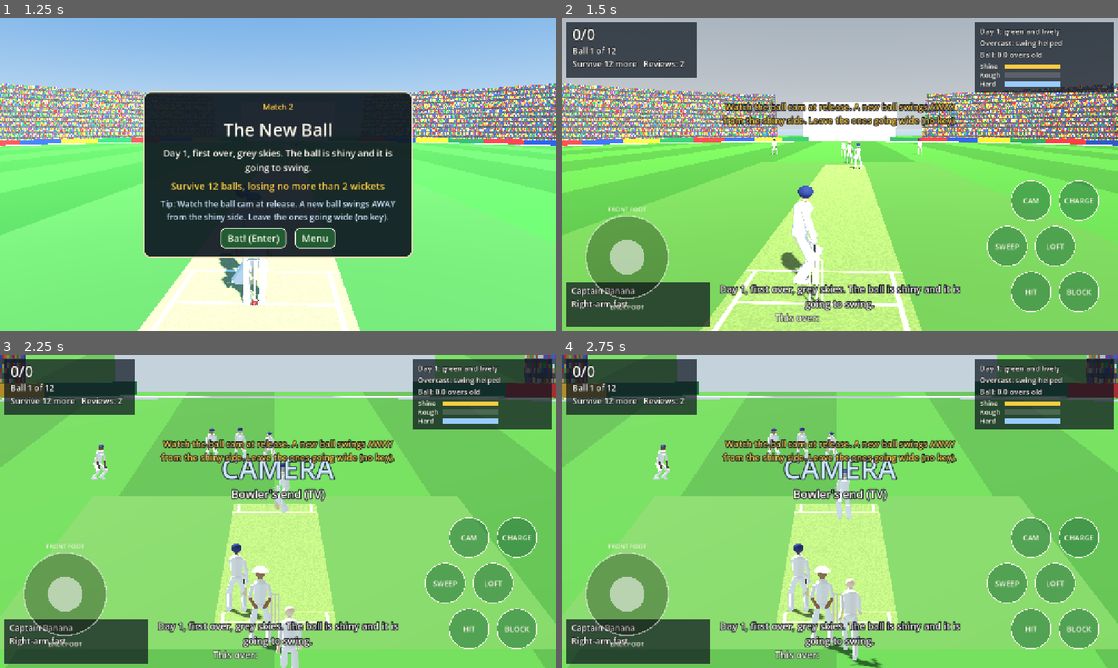
Above: before the commit, frames 1-4 (two rows, left to right).
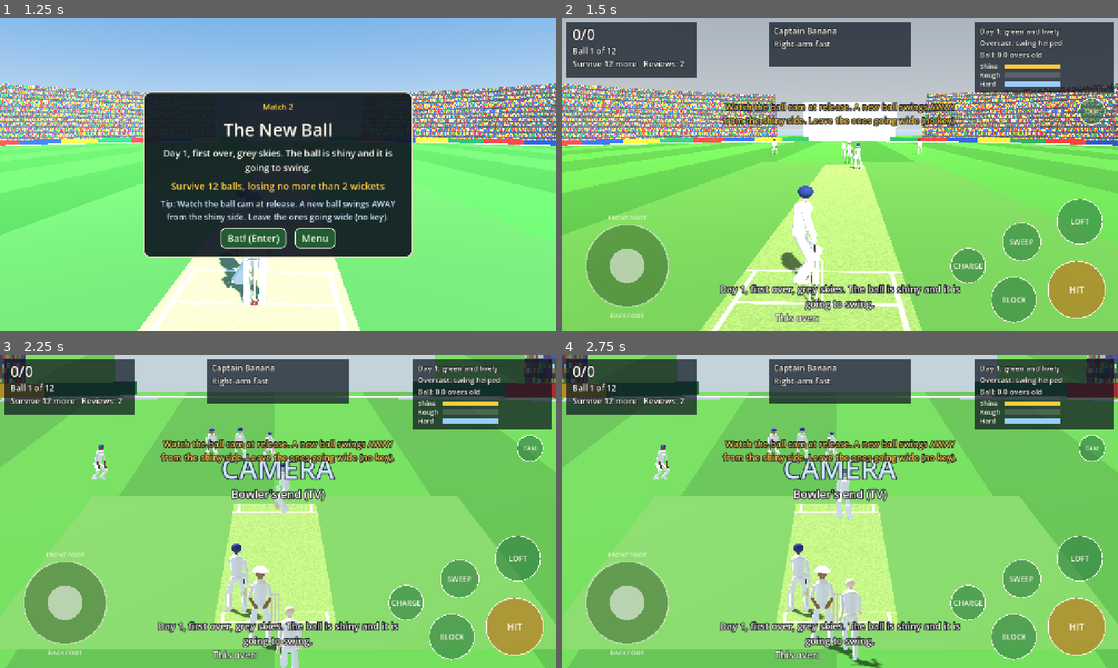
Above: after the commit, the same moments.

Repository: ahab94/silly-point
Game: Godot game, scene res://scenes/main.tscn
Two runs of this game, one before a commit and one after it. Both use one fixed random seed, a clock stepped at 60 frames per second and the inputs below.
Inputs (mouse positions are in pixels of both pictures, inside the frame that each line leads up to):
- Up to frame 1 (1.25 s): click "2. The New Ball" at 0.5 s
- Up to frame 2 (1.5 s): click "Bat! (Enter)" at 1.25 s
- Up to frame 3 (2.25 s): tap Enter (confirm) at 2 s; move the mouse to (400, 495) at 2.02 s; hold D (dir_right) from 2.03 s (still down); hold C (camera) from 2.03 s (still down); click (400, 495) at 2.17 s
- Up to frame 4 (2.75 s): keep holding D (dir_right); keep holding C (camera); tap Space at 2.27 s; tap Shift (dance) at 2.3 s

Frame 1 is identical in both runs. In frame 2, 15% of the frame differs, in the area x 0-98%, y 1-99%; in frame 3, 15%; in frame 4, 15%.

Commit message:
Phone controls: big HIT under the thumb, shots clustered, CAM out of the way; touch test
Co-Authored-By: Claude Opus 5.5 <noreply@anthropic.com>

Diff:
--- a/scripts/hud.gd
+++ b/scripts/hud.gd
@@ -237,7 +237,7 @@
 	# Panels behind the text blocks.
 	draw_rect(Rect2(10, 10, 300, 128), PANEL)
 	draw_rect(Rect2(s.x - 330, 10, 320, 160), PANEL)
-	draw_rect(Rect2(10, s.y - 112, 330, 102), PANEL)
+	draw_rect(_bowler_rect(), PANEL)
 	# Ball meters.
 	if not _cond_data.is_empty():
 		var x0 := s.x - 318.0
@@ -547,6 +547,14 @@
 
 ## A virtual 8-way stick on the left (direction and footwork) and shot
 ## buttons on the right. They press the same input actions as the keys.
+## Touch buttons: [action, label, radius, offset]. Offsets are from the
+## bottom-right corner (CAM's is from the top-right). HIT is the big one
+## under the thumb; the rarer ones sit further away.
+const TOUCH_LAYOUT := {
+	"shot_attack": [66.0, Vector2(-95, -95)], "shot_defend": [52.0, Vector2(-240, -72)],
+	"shot_loft": [52.0, Vector2(-88, -252)], "shot_sweep": [44.0, Vector2(-222, -205)],
+	"dance": [40.0, Vector2(-345, -150)], "camera": [30.0, Vector2(-60, 215)],
+}
 const TOUCH_SHOTS := [["shot_defend", "BLOCK"], ["shot_attack", "HIT"], ["shot_loft", "LOFT"], ["shot_sweep", "SWEEP"], ["dance", "CHARGE"], ["camera", "CAM"]]
 var _stick_center := Vector2.ZERO
 var _stick_touch := -1
@@ -563,7 +571,7 @@
 	for s in TOUCH_SHOTS:
 		var b := TouchScreenButton.new()
 		var circle := CircleShape2D.new()
-		circle.radius = 52.0
+		circle.radius = float(TOUCH_LAYOUT[s[0]][0]) * 1.15   # a little bigger than drawn, for thumbs
 		b.shape = circle
 		b.shape_centered = true
 		b.action = s[0]
@@ -616,12 +624,24 @@
 	for i in _buttons.size():
 		var b: TouchScreenButton = _buttons[i]
 		var col := Color(0.15, 0.45, 0.25, 0.85 if b.is_pressed() else 0.55)
-		_touch.draw_circle(b.position, 46.0, col)
-		_touch.draw_arc(b.position, 46.0, 0, TAU, 32, CREAM, 2.0)
-		_touch.draw_string(font, b.position + Vector2(-46, 7), TOUCH_SHOTS[i][1], HORIZONTAL_ALIGNMENT_CENTER, 92, 17, CREAM)
+		var r: float = TOUCH_LAYOUT[TOUCH_SHOTS[i][0]][0]
+		if TOUCH_SHOTS[i][0] == "shot_attack":
+			col = Color(0.75, 0.45, 0.1, 0.9 if b.is_pressed() else 0.65)
+		_touch.draw_circle(b.position, r, col)
+		_touch.draw_arc(b.position, r, 0, TAU, 32, CREAM, 2.0)
+		var fs := 22 if r > 60.0 else (17 if r > 35.0 else 13)
+		_touch.draw_string(font, b.position + Vector2(-r, fs * 0.38), TOUCH_SHOTS[i][1], HORIZONTAL_ALIGNMENT_CENTER, r * 2.0, fs, CREAM)
 
 
 # ---------------------------------------------------------------- layout
+
+## Bottom-left normally; top-centre on touch screens, where the stick lives
+## in the bottom-left corner.
+func _bowler_rect() -> Rect2:
+	if show_touch:
+		return Rect2(size.x * 0.5 - 165.0, 10.0, 330.0, 102.0)
+	return Rect2(10.0, size.y - 112.0, 330.0, 102.0)
+
 
 func _fit() -> void:
 	position = Vector2.ZERO
@@ -636,7 +656,7 @@
 	_goal.position = Vector2(24, 62)
 	_goal.size.x = 280
 	_over_strip.position = Vector2(s.x * 0.5 - 150, s.y - 46)
-	_bowler.position = Vector2(22, s.y - 106)
+	_bowler.position = _bowler_rect().position + Vector2(12, 6)
 	_cond.position = Vector2(s.x - 318, 18)
 	_big.size = Vector2(s.x, 90)
 	_big.position = Vector2(0, s.y * 0.3)
@@ -651,8 +671,9 @@
 		p.position = (s - p.size) * 0.5
 	_drs.reset_size()
 	_drs.position = Vector2(s.x - _drs.size.x - 20, s.y * 0.5 - _drs.size.y * 0.5)
-	_stick_center = Vector2(150, s.y - 170)
+	_stick_center = Vector2(150, s.y - 150)
 	for i in _buttons.size():
-		var col := i % 2
-		var row := i / 2
-		_buttons[i].position = Vector2(s.x - 90 - col * 110 - (55 if row % 2 == 1 else 0), s.y - 90 - row * 105)
+		var off: Vector2 = TOUCH_LAYOUT[TOUCH_SHOTS[i][0]][1]
+		_buttons[i].position = Vector2(s.x + off.x, (off.y if off.y > 0.0 else s.y + off.y))
+	var br := _bowler_rect()
+	_bowler.position = br.position + Vector2(12, 6)
--- a/tests/game_test.gd
+++ b/tests/game_test.gd
@@ -31,6 +31,25 @@
 	var ev := InputEventAction.new()
 	ev.action = action
 	ev.pressed = on
+	Input.parse_input_event(ev)
+
+
+## Real touches arrive in window pixels; the HUD lays out in canvas units.
+func _to_window(pos: Vector2) -> Vector2:
+	return game.get_viewport().get_final_transform() * pos
+
+
+func touch(index: int, pos: Vector2, pressed: bool, drag := false) -> void:
+	if drag:
+		var d := InputEventScreenDrag.new()
+		d.index = index
+		d.position = _to_window(pos)
+		Input.parse_input_event(d)
+		return
+	var ev := InputEventScreenTouch.new()
+	ev.index = index
+	ev.position = _to_window(pos)
+	ev.pressed = pressed
 	Input.parse_input_event(ev)
 
 
@@ -105,5 +124,26 @@
 	check(game.wkts == w0, "the review overturns it: not out")
 	check(game.reviews == r0, "a successful review is kept")
 
+	# Touch: hold the stick up (front foot) and tap HIT, as fingers would.
+	game.hud.show_touch = true
+	game.start_level(0)
+	game.hud._layout()
+	check(await wait_phase(game.Phase.FLIGHT), "touch: ball released")
+	var tideal: float = Batting.ideal_press(game.traj, "attack", "front")
+	while game.t < tideal - 0.005:
+		await process_frame
+	var stick: Vector2 = game.hud._stick_center
+	touch(0, stick, true)
+	touch(0, stick + Vector2(0, -70), true, true)
+	await process_frame
+	var hit_btn: TouchScreenButton = game.hud._buttons[1]
+	touch(1, hit_btn.position, true)
+	await process_frame
+	await process_frame
+	touch(1, hit_btn.position, false)
+	touch(0, stick, false)
+	check(game.shot_taken and game.inp.get("shot", "") == "attack", "touch: tapping HIT plays a ground shot")
+	check(game.inp.get("foot", "") == "front", "touch: stick up plays off the front foot")
+
 	print("GAME FAILURES: %d" % fails if fails > 0 else "GAME OK")
 	quit(1 if fails > 0 else 0)
